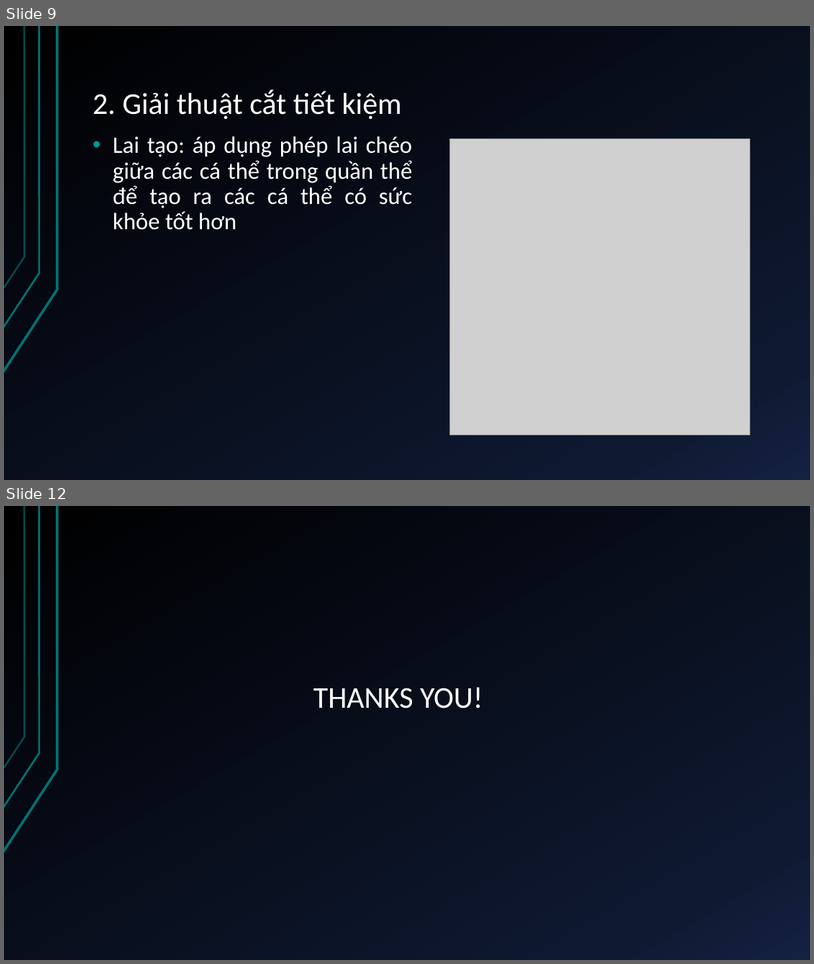
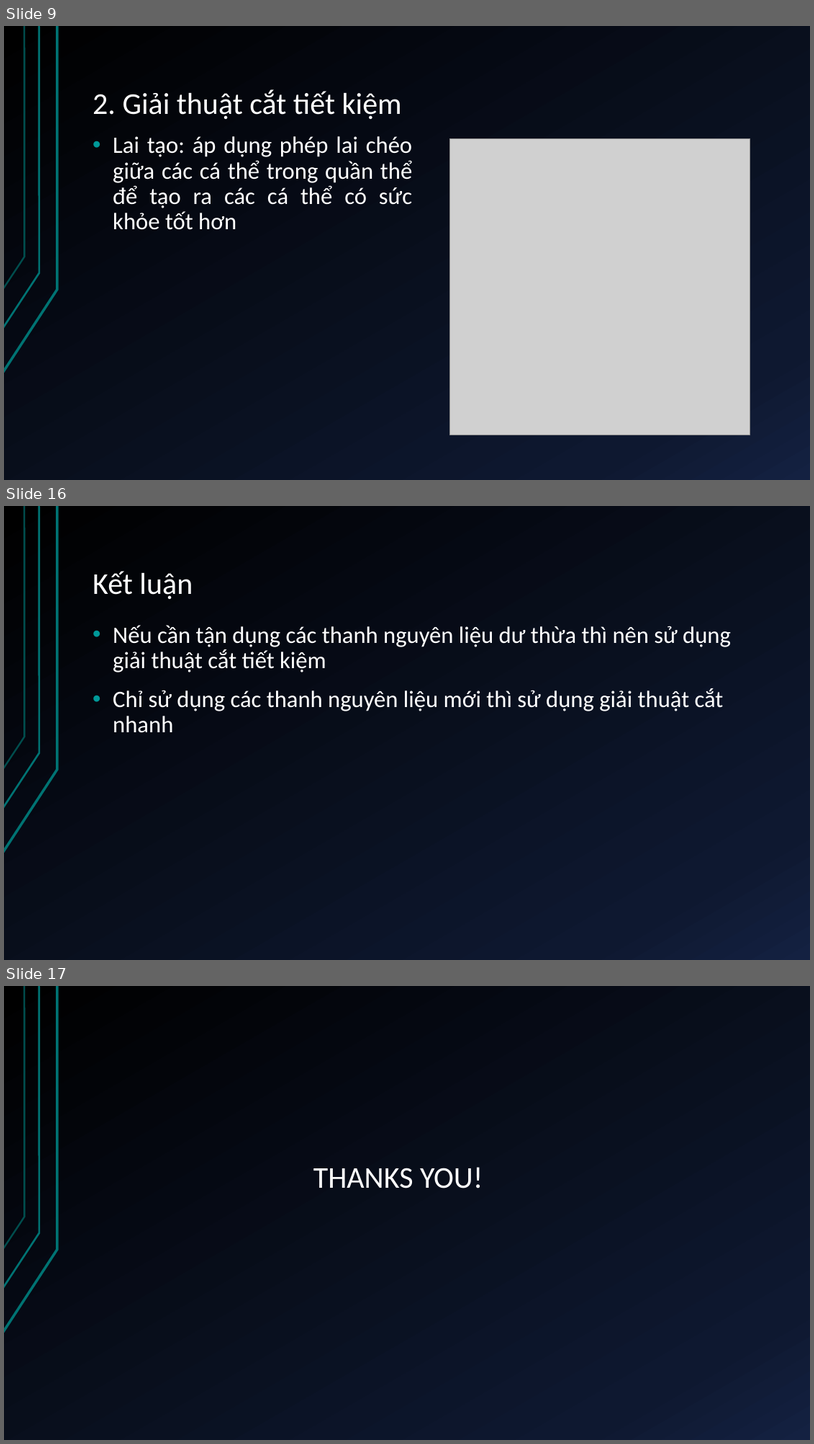
Before and after one commit to duykypaul/GeneticAlgorithmLearning, a slide deck: src/com/duykypaul/kltn/docs/TỰ ĐỘNG LẬP KẾ HOẠCH GIA CÔNG CẮT.pptx. Shown one above the other, each under a label of ours: slides 9 and 12 before the commit, slides 9, 16 and 17 after it; the slides between them are not shown. The pictures are 814x964 and 814x1444 pixels, drawn with LibreOffice and Linux fonts; fonts in the diff are those of the drawing; grey boxes stand for pictures. Boxes give left, top, right and bottom in pixels: in the first picture for what was removed or moved away, otherwise in the second. Text is boxed around its words. In the diff, an @@ line names an element or a change of style, - is before the commit and + after.

```diff
--- a/src/com/duykypaul/kltn/docs/TỰ ĐỘNG LẬP KẾ HOẠCH GIA CÔNG CẮT.pptx
+++ b/src/com/duykypaul/kltn/docs/TỰ ĐỘNG LẬP KẾ HOẠCH GIA CÔNG CẮT.pptx
@@ slide 16 added at (x1=4, y1=506, x2=810, y2=960), background gradient #000000 to #0F1931 to #142242; not listed: 3 template elements that a slide beside it also shows @@
@@ title added at (x1=93, y1=571, x2=193, y2=599), 36 pt, text #FFFFFF @@
+Kết luận
@@ text added at (x1=113, y1=625, x2=731, y2=733), 28 pt, text #FFFFFF @@
+• Nếu cần tận dụng các thanh nguyên liệu dư thừa thì nên sử dụng giải thuật cắt tiết kiệm
+• Chỉ sử dụng các thanh nguyên liệu mới thì sử dụng giải thuật cắt nhanh
@@ what was slide 12 is now slide 17 @@
```
Also in this commit, not shown: 5 slides changed, 4 other slides added, 1 other file.
